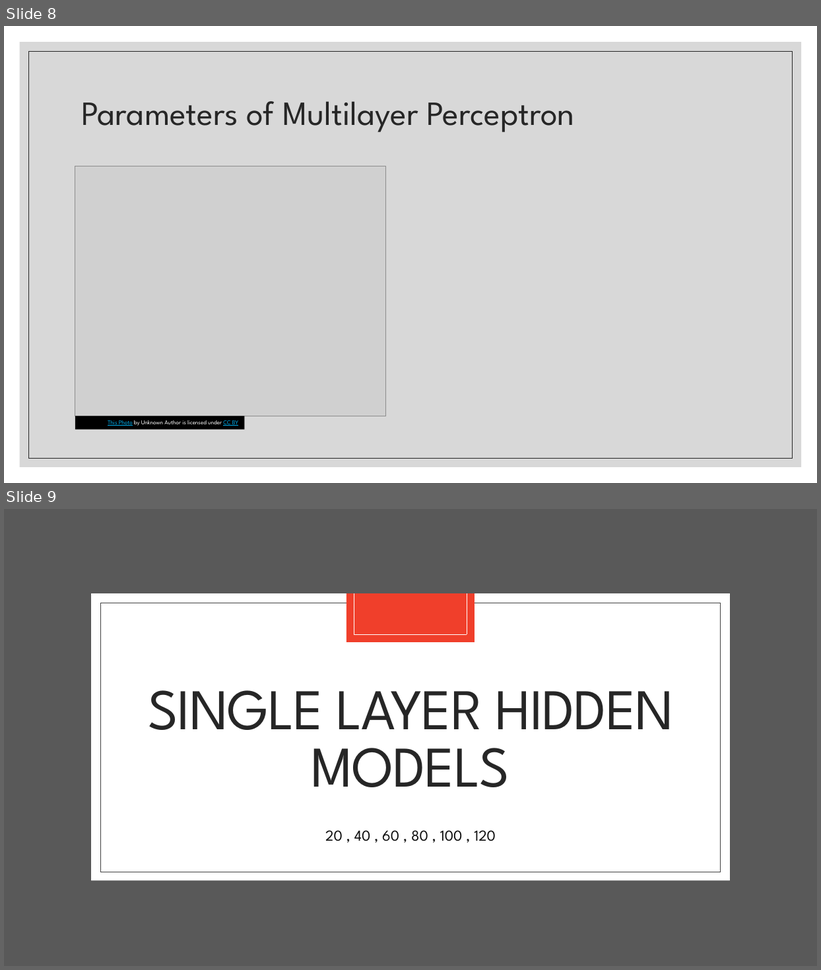
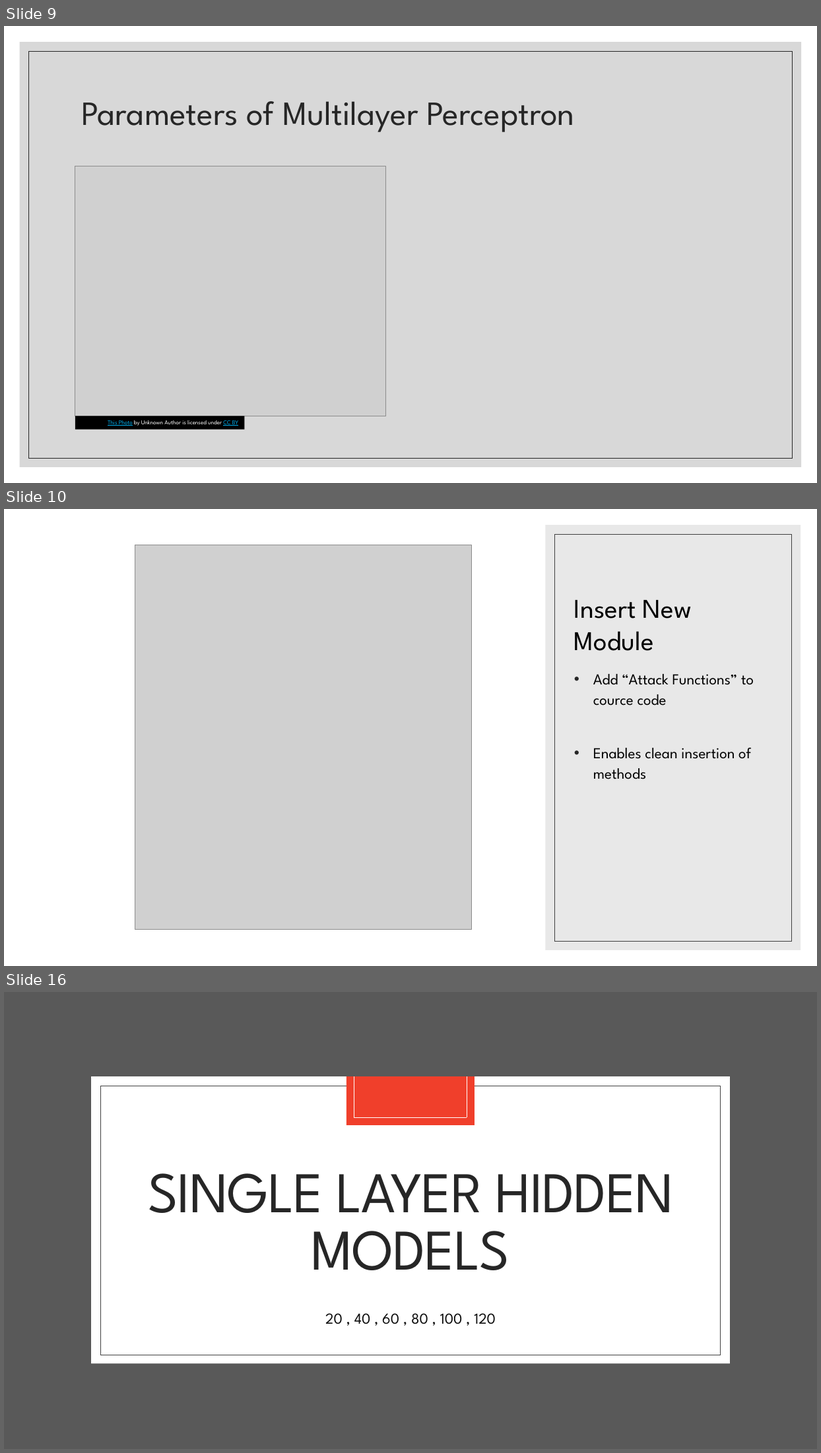
Before and after one commit to landonbuell/Convolutional-Neural-Networks, a slide deck: Presentations/14_04_2020/Modeling Attack Functions.pptx. Shown one above the other, each under a label of ours: slides 8 and 9 before the commit, slides 9, 10 and 16 after it; the slides between them are not shown. The pictures are 821x970 and 821x1453 pixels, drawn with LibreOffice and Linux fonts; fonts in the diff are those of the drawing; grey boxes stand for pictures. Boxes give left, top, right and bottom in pixels: in the first picture for what was removed or moved away, otherwise in the second. Text is boxed around its words. In the diff, an @@ line names an element or a change of style, - is before the commit and + after.

```diff
--- a/Presentations/14_04_2020/Modeling Attack Functions.pptx
+++ b/Presentations/14_04_2020/Modeling Attack Functions.pptx
@@ slide 10 added at [4,509,817,966], background #FFFFFF @@
@@ rectangle added at [546,525,801,951], fill #D9D9D9 at 60% opacity @@
@@ picture added at [135,545,472,931] @@
@@ rectangle added at [555,534,792,941], outline #404040 0.5 pt @@
@@ title added at [574,600,692,651], 32 pt, text #000000 @@
+Insert New Module
@@ text added at [593,674,754,780], 18 pt, text #000000 @@
+• Add “Attack Functions” to cource code
+• Enables clean insertion of methods
@@ what was slide 8 is now slide 9 @@
@@ what was slide 9 is now slide 16 @@
```
Also in this commit, not shown: 12 other slides added, 2 other files.
